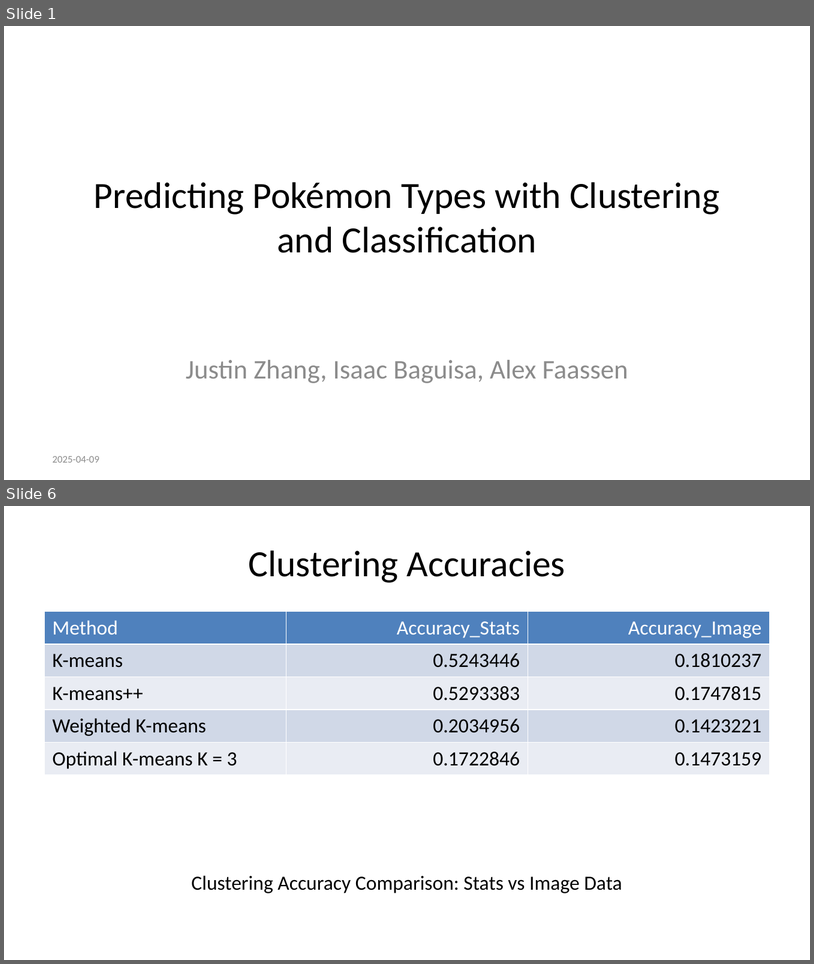
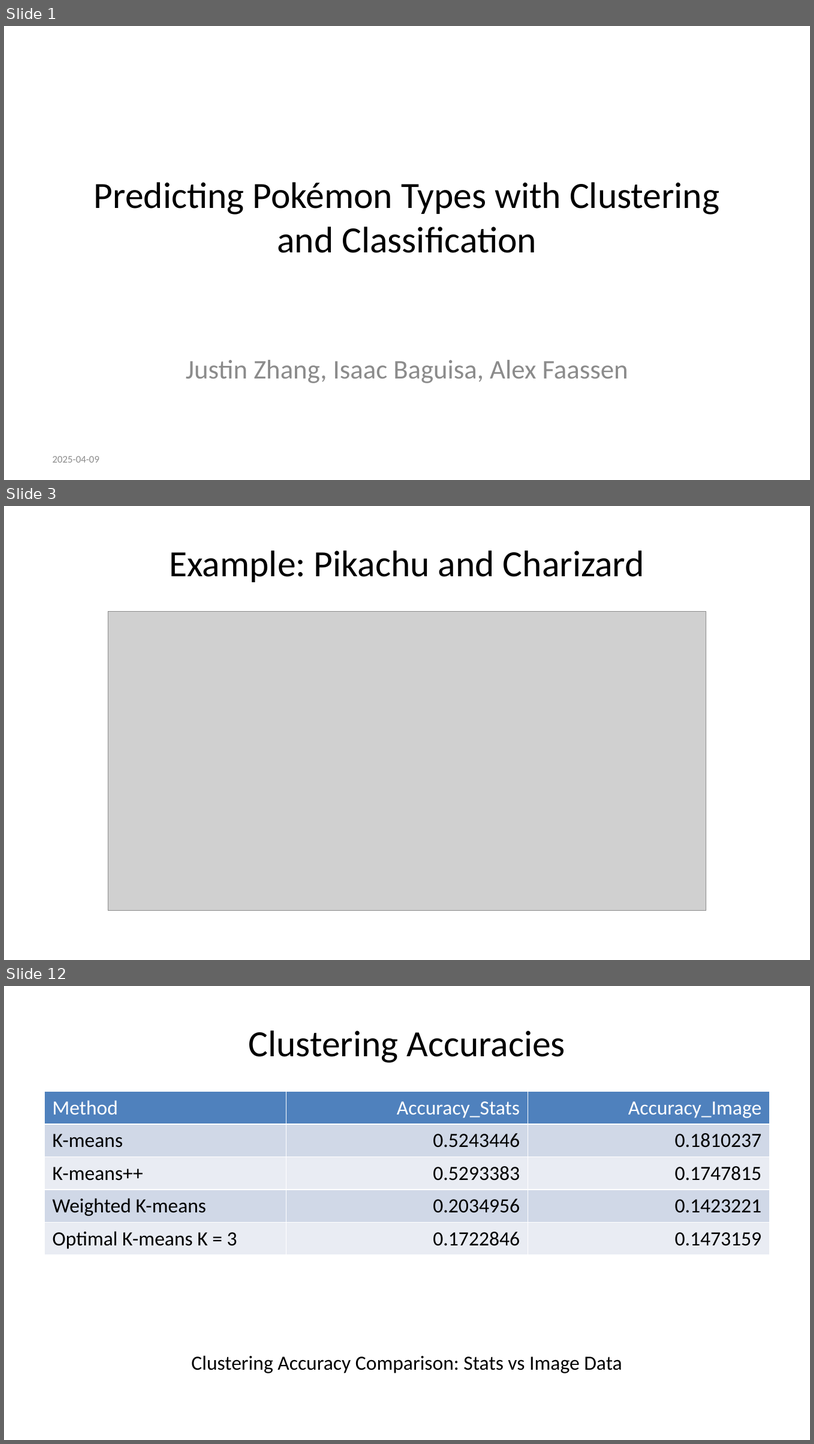
Before and after one commit to alexfaassen/STA2201, a slide deck: Presentation.pptx. Shown one above the other, each under a label of ours: slides 1 and 6 before the commit, slides 1, 3 and 12 after it; the slides between them are not shown. The pictures are 814x964 and 814x1444 pixels, drawn with LibreOffice and Linux fonts; fonts in the diff are those of the drawing; grey boxes stand for pictures. Boxes give left, top, right and bottom in pixels: in the first picture for what was removed or moved away, otherwise in the second. Text is boxed around its words. In the diff, an @@ line names an element or a change of style, - is before the commit and + after.

```diff
--- a/Presentation.pptx
+++ b/Presentation.pptx
@@ slide 3 added at [4, 506, 810, 960], background #FFFFFF @@
@@ title added at [169, 550, 645, 582], 33 pt, text #000000 @@
+Example: Pikachu and Charizard
@@ picture added at [108, 612, 707, 911] @@
@@ what was slide 6 is now slide 12 @@
```
Also in this commit, not shown: 1 slide changed, 7 other slides added, 2 slides removed, 3 other files.
